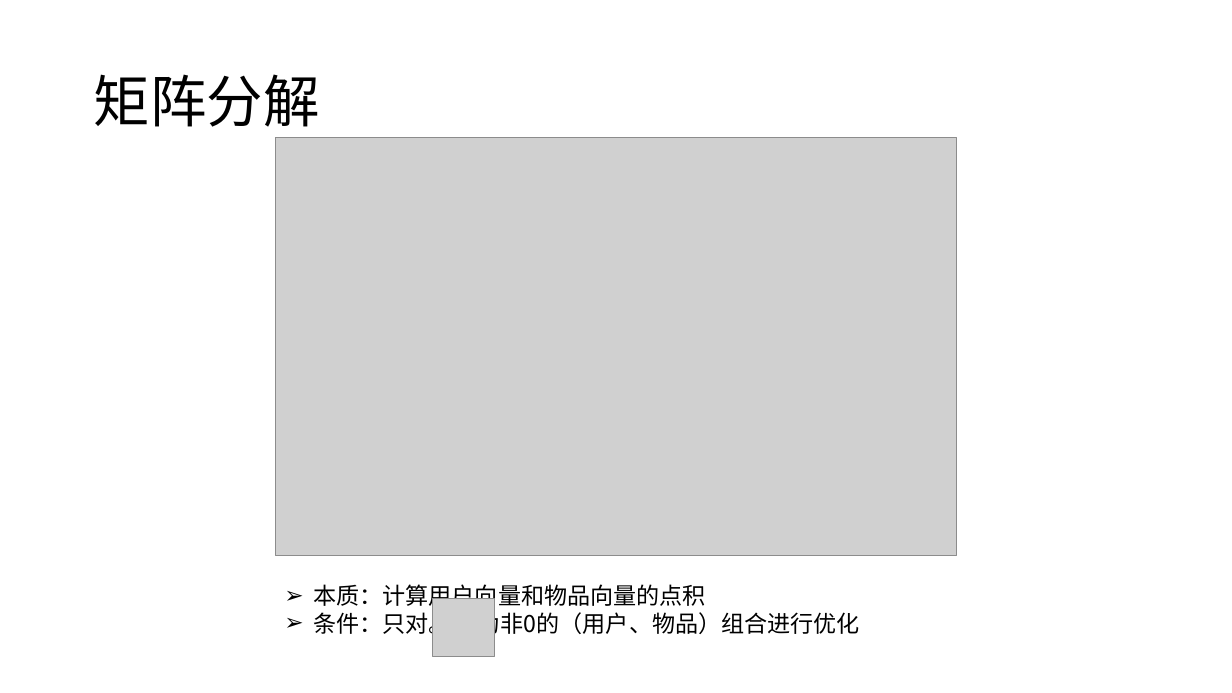
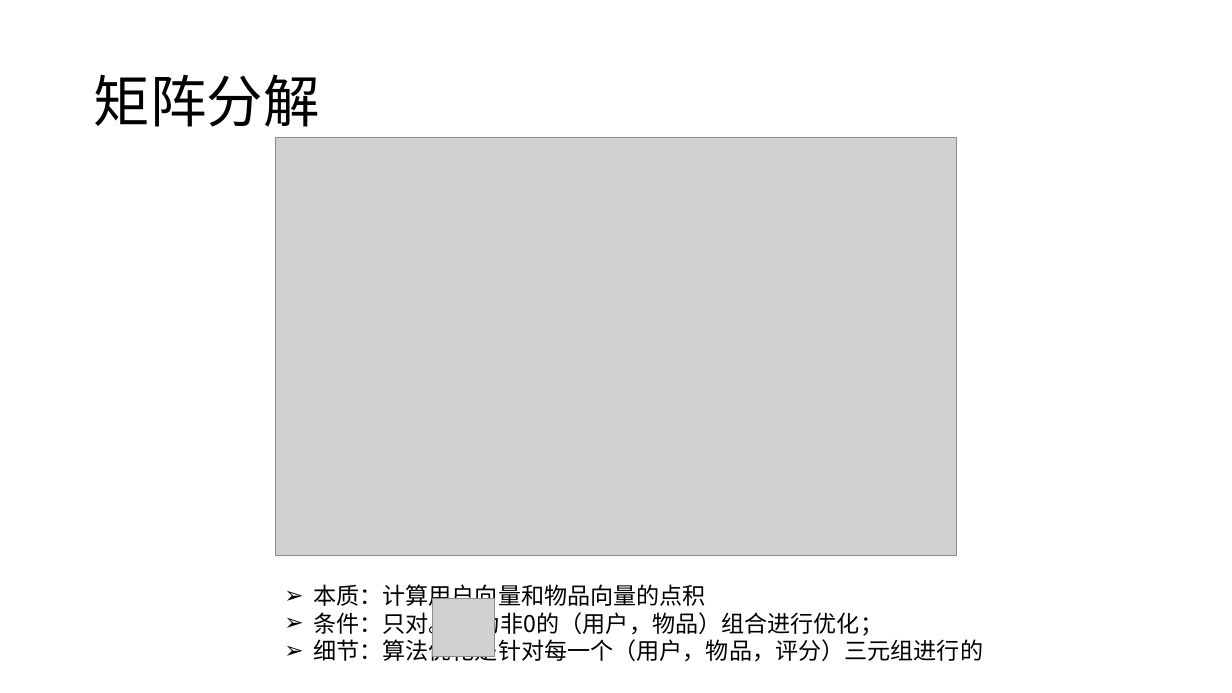
Before and after one commit to wjn1996/DaseRecSys, a slide deck: slide 4 of PPT.pptx. Drawn at 1232x693 pixels with LibreOffice and Linux fonts; fonts in the diff are those of the drawing; grey boxes stand for pictures. Boxes give left, top, right and bottom in pixels: in the first picture for what was removed or moved away, otherwise in the second. Text is boxed around its words. In the diff, an @@ line names an element or a change of style, - is before the commit and + after.

```diff
--- a/PPT.pptx
+++ b/PPT.pptx
@@ text at bbox=[313, 608, 983, 662]: text changed @@
-➢ 条件：只对。 为非0的（用户、物品）组合进行优化
+➢ 条件：只对。 为非0的（用户，物品）组合进行优化；
+➢ 细节：算法优化是针对每一个（用户，物品，评分）三元组进行的
```
Also in this commit, not shown: 1 other slide changed.
